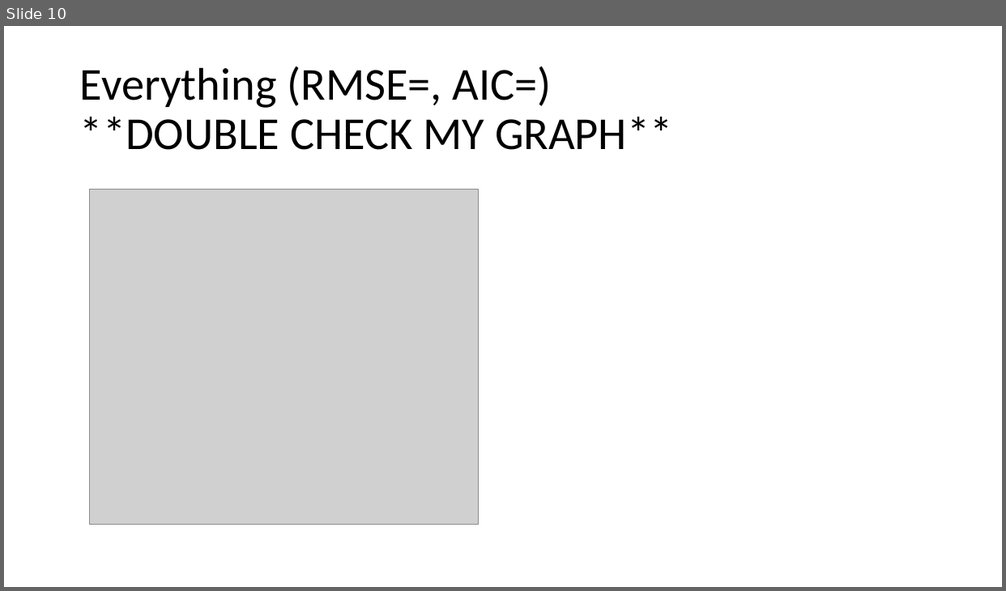
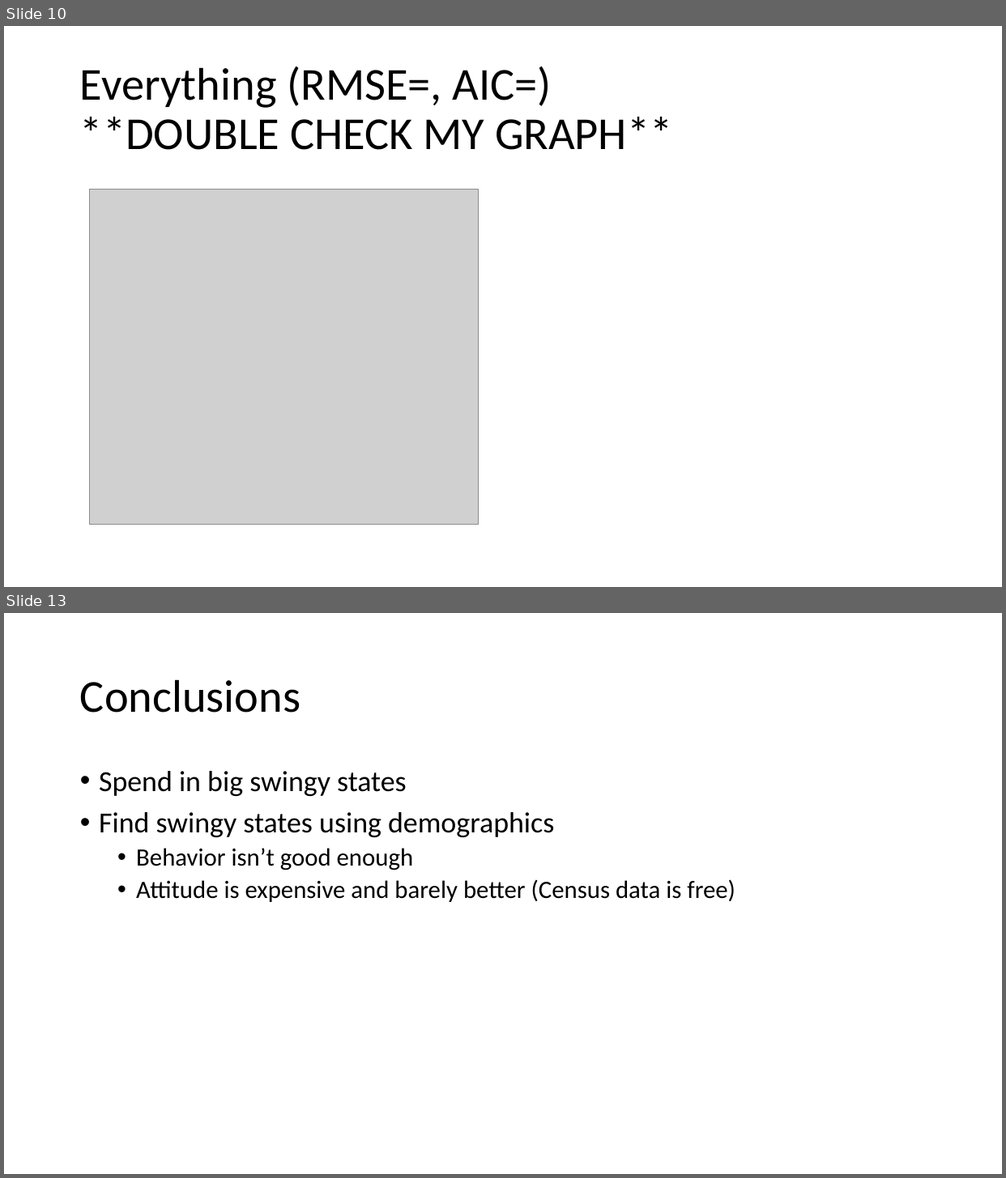
Before and after one commit to samruddhisomani/MKT_Elections, a slide deck: Presidential Campaigns.pptx. Shown one above the other, each under a label of ours: slide 10 before the commit, slides 10 and 13 after it; the slides between them are not shown. The pictures are 1006x591 and 1006x1178 pixels, drawn with LibreOffice and Linux fonts; fonts in the diff are those of the drawing; grey boxes stand for pictures. Boxes give left, top, right and bottom in pixels: in the first picture for what was removed or moved away, otherwise in the second. Text is boxed around its words. In the diff, an @@ line names an element or a change of style, - is before the commit and + after.

```diff
--- a/Presidential Campaigns.pptx
+++ b/Presidential Campaigns.pptx
@@ slide 13 added at bbox=[4, 613, 1002, 1174], background #FFFFFF @@
@@ title added at bbox=[80, 679, 300, 713], 44 pt, text #000000 @@
+Conclusions
@@ text added at bbox=[99, 771, 735, 902], 24 pt, text #000000 @@
+• Spend in big swingy states
+• Find swingy states using demographics
+  • Behavior isn’t good enough
+  • Attitude is expensive and barely better (Census data is free)
```
Also in this commit, not shown: 2 slides changed, 2 other slides added, 1 other file.
